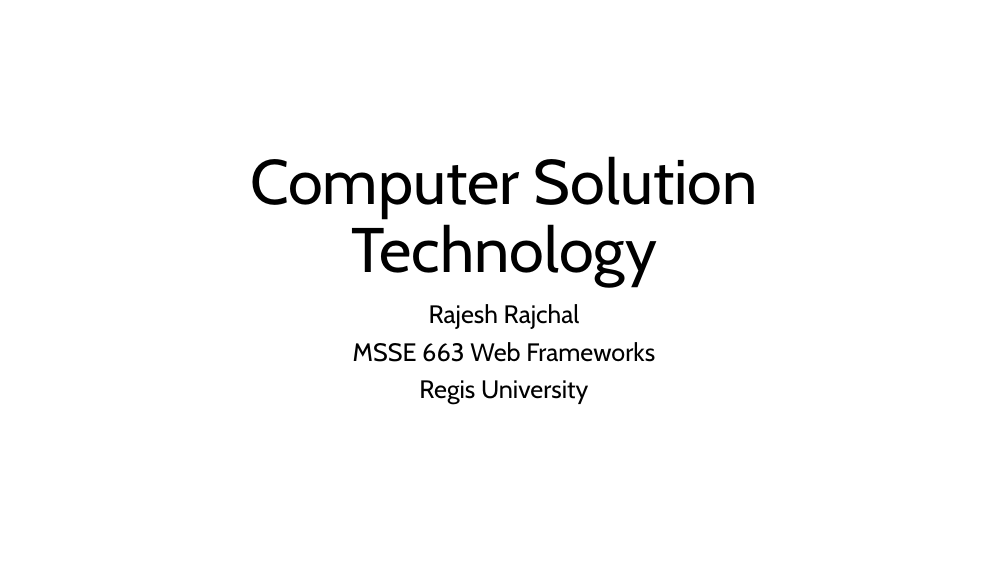
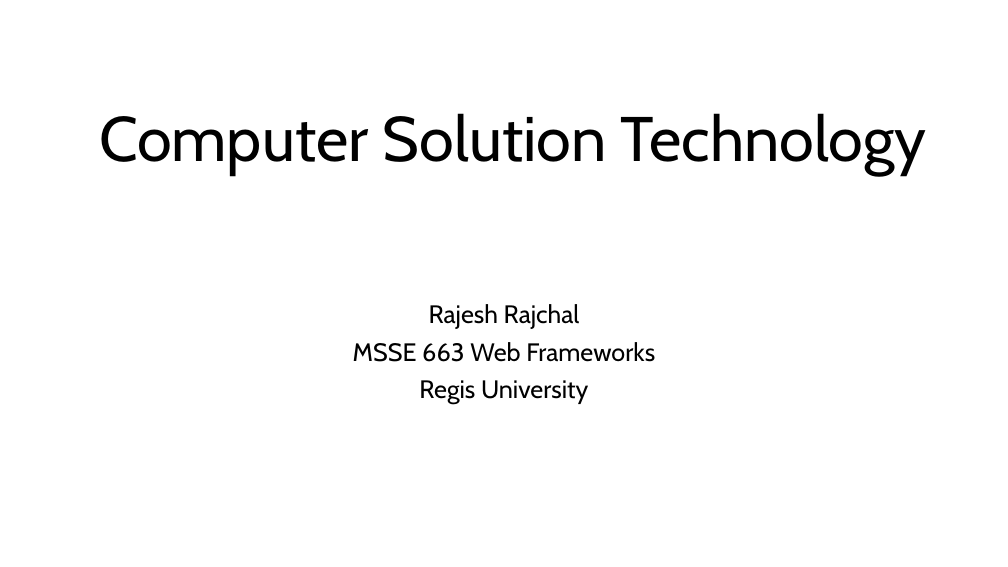
Before and after one commit to rrajchal/MSSE663WebFrameworks, a slide deck: slide 1 of finalProject/Software Solution Technology Presentation.pptx. Drawn at 1008x567 pixels with LibreOffice and Linux fonts; fonts in the diff are those of the drawing; background and template pictures are left out. Boxes give left, top, right and bottom in pixels: in the first picture for what was removed or moved away, otherwise in the second. Text is boxed around its words. In the diff, an @@ line names an element or a change of style, - is before the commit and + after.

```diff
--- a/finalProject/Software Solution Technology Presentation.pptx
+++ b/finalProject/Software Solution Technology Presentation.pptx
@@ title "Computer Solution Technology" rewrapped from (x1=250, y1=156, x2=758, y2=287) to (x1=99, y1=113, x2=927, y2=175) @@
```
Also in this commit, not shown: 3 other files.
